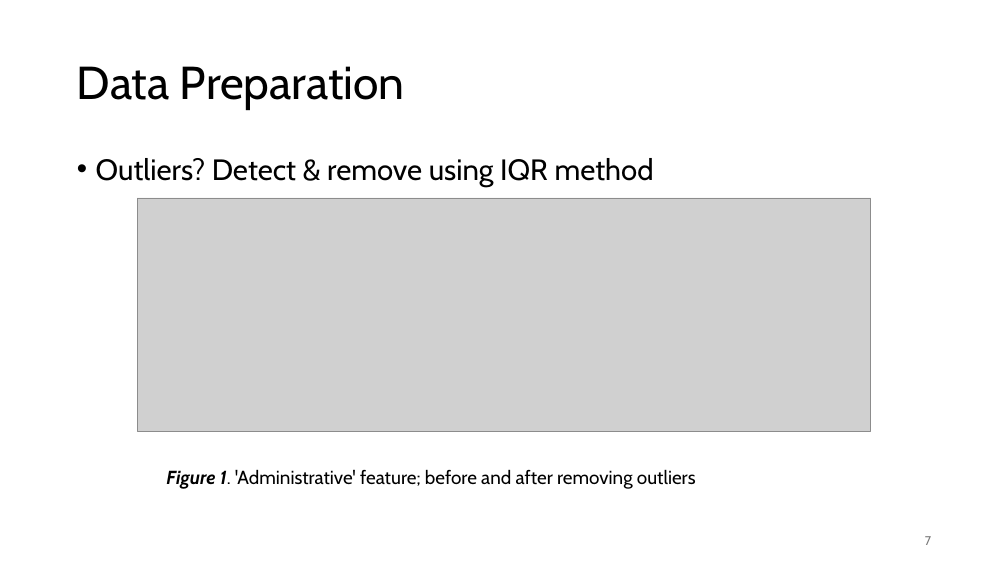
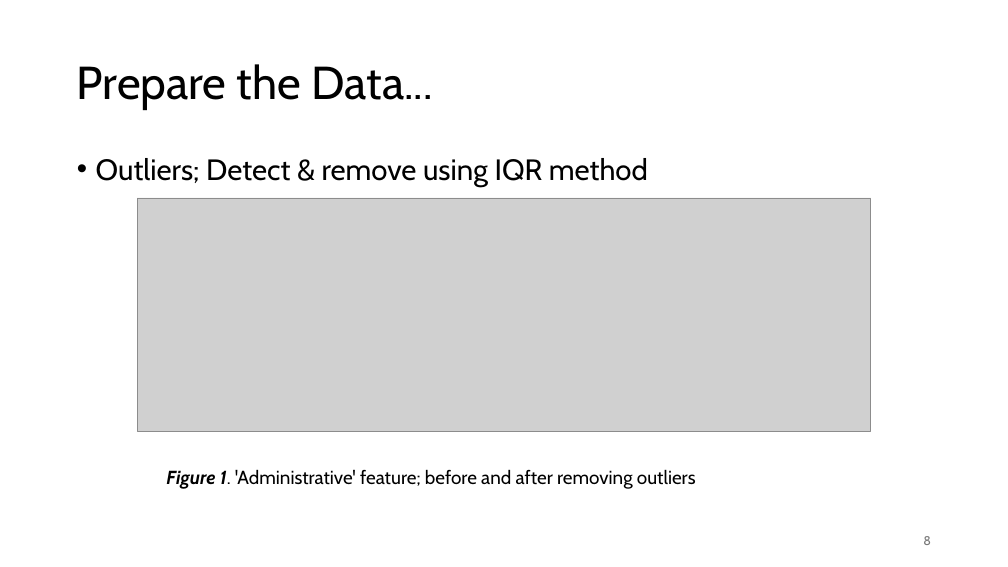
Before and after one commit to mzfauzi89/Capstone-Project, a slide deck: slide 8 of CP_Online Shopper Purchase Prediction.pptx (slide 7 before the commit). Drawn at 1008x567 pixels with LibreOffice and Linux fonts; fonts in the diff are those of the drawing; grey boxes stand for pictures; background and template pictures are left out. Boxes give left, top, right and bottom in pixels: in the first picture for what was removed or moved away, otherwise in the second. Text is boxed around its words. In the diff, an @@ line names an element or a change of style, - is before the commit and + after.

```diff
--- a/CP_Online Shopper Purchase Prediction.pptx
+++ b/CP_Online Shopper Purchase Prediction.pptx
@@ title at [77,64,433,110]: text changed @@
-Data Preparation
+Prepare the Data...
@@ text at [96,158,648,187]: text changed @@
-• Outliers? Detect & remove using IQR method
+• Outliers; Detect & remove using IQR method
@@ page number at [923,536,931,545]: text changed @@
-7
+8
```
Also in this commit, not shown: 9 other slides changed, 5 slides added, 5 slides removed.
